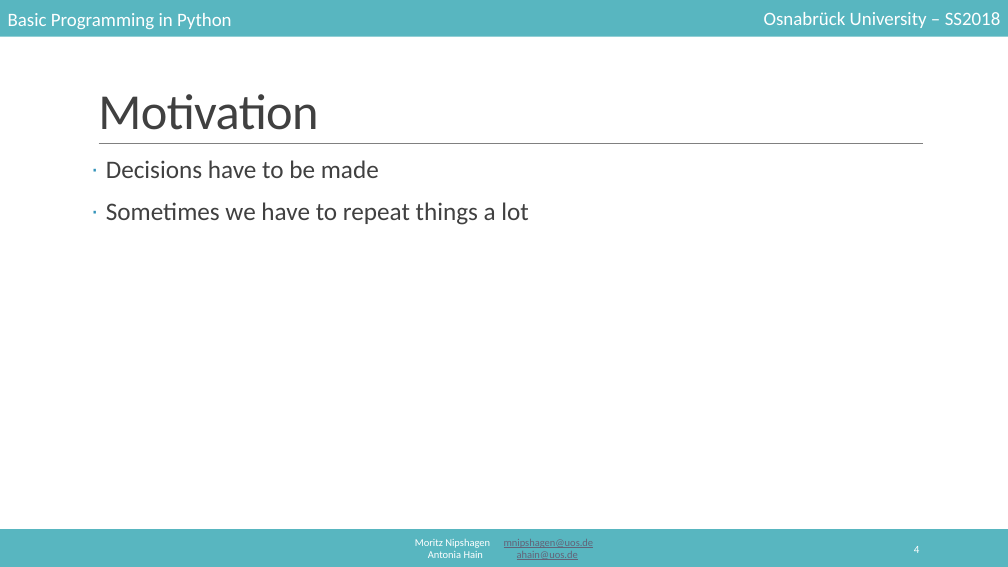
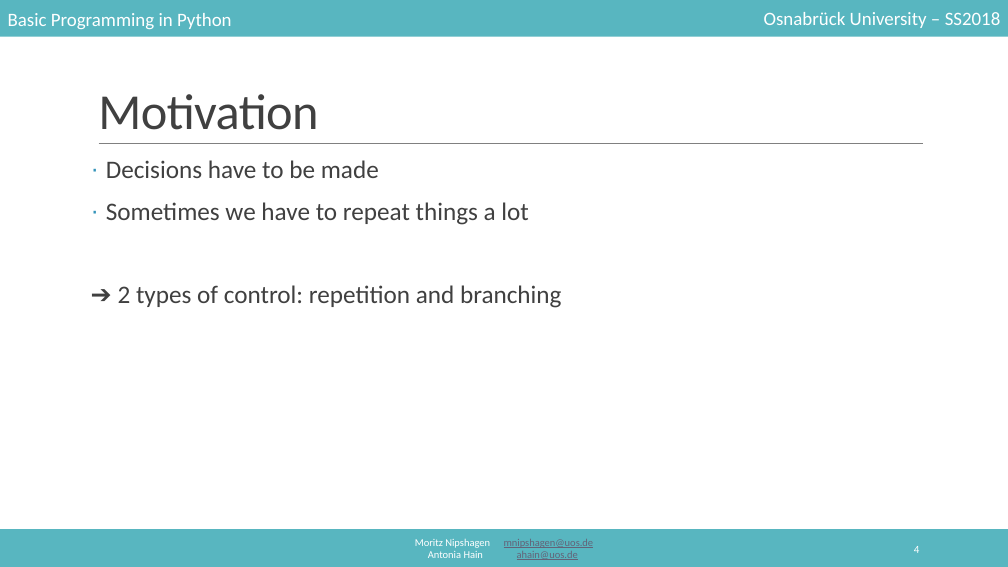
Before and after one commit to mnipshagen/monty, a slide deck: slide 4 of 2018/03/control_structures.pptx. Drawn at 1008x567 pixels with LibreOffice and Linux fonts; fonts in the diff are those of the drawing. Boxes give left, top, right and bottom in pixels: in the first picture for what was removed or moved away, otherwise in the second. Text is boxed around its words. In the diff, an @@ line names an element or a change of style, - is before the commit and + after.

```diff
--- a/2018/03/control_structures.pptx
+++ b/2018/03/control_structures.pptx
@@ text at <box>118,285,562,308</box>: paragraph added @@
+➔ 2 types of control: repetition and branching
```
Also in this commit, not shown: 2 other slides changed, 10 slides added, 1 other file.
